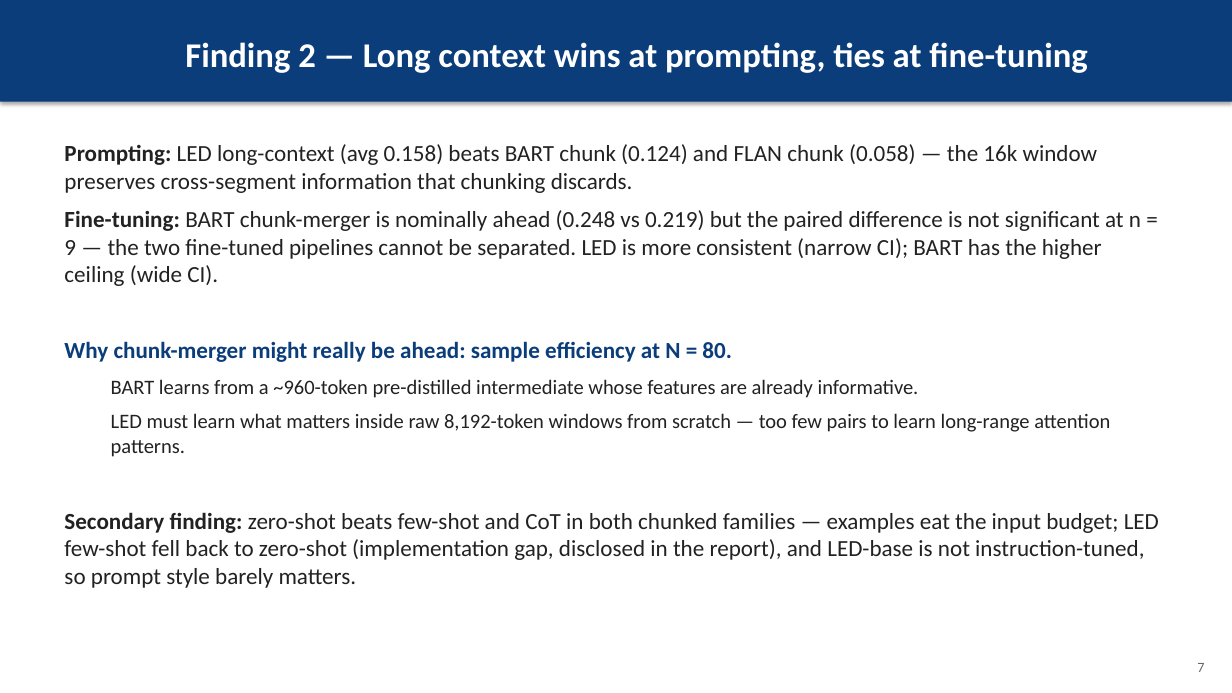
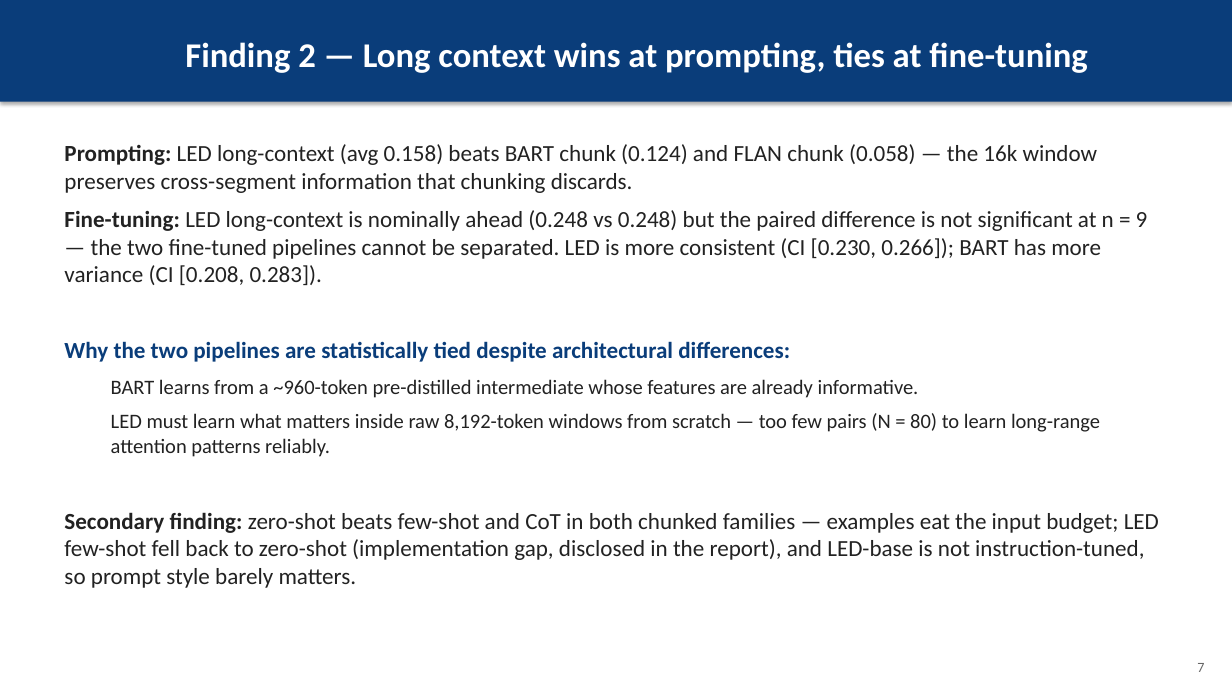
Before and after one commit to christiandalfarra/ANLP_Project, a slide deck: slide 7 of report/slides/ANLP_slides.pptx. Drawn at 1232x693 pixels with LibreOffice and Linux fonts; fonts in the diff are those of the drawing. Boxes give left, top, right and bottom in pixels: in the first picture for what was removed or moved away, otherwise in the second. Text is boxed around its words. In the diff, an @@ line names an element or a change of style, - is before the commit and + after.

```diff
--- a/report/slides/ANLP_slides.pptx
+++ b/report/slides/ANLP_slides.pptx
@@ text at [64, 210, 1148, 362]: text changed @@
-Fine-tuning: BART chunk-merger is nominally ahead (0.248 vs 0.219) but the paired difference is not significant at n = 9 — the two fine-tuned pipelines cannot be separated. LED is more consistent (narrow CI); BART has the higher ceiling (wide CI).
-Why chunk-merger might really be ahead: sample efficiency at N = 80.
+Fine-tuning: LED long-context is nominally ahead (0.248 vs 0.248) but the paired difference is not significant at n = 9 — the two fine-tuned pipelines cannot be separated. LED is more consistent (CI [0.230, 0.266]); BART has more variance (CI [0.208, 0.283]).
+Why the two pipelines are statistically tied despite architectural differences:
@@ text at [111, 413, 1100, 457]: text changed @@
-  LED must learn what matters inside raw 8,192-token windows from scratch — too few pairs to learn long-range attention patterns.
+  LED must learn what matters inside raw 8,192-token windows from scratch — too few pairs (N = 80) to learn long-range attention patterns reliably.
```
Also in this commit, not shown: 3 other slides changed, 17 other files.
